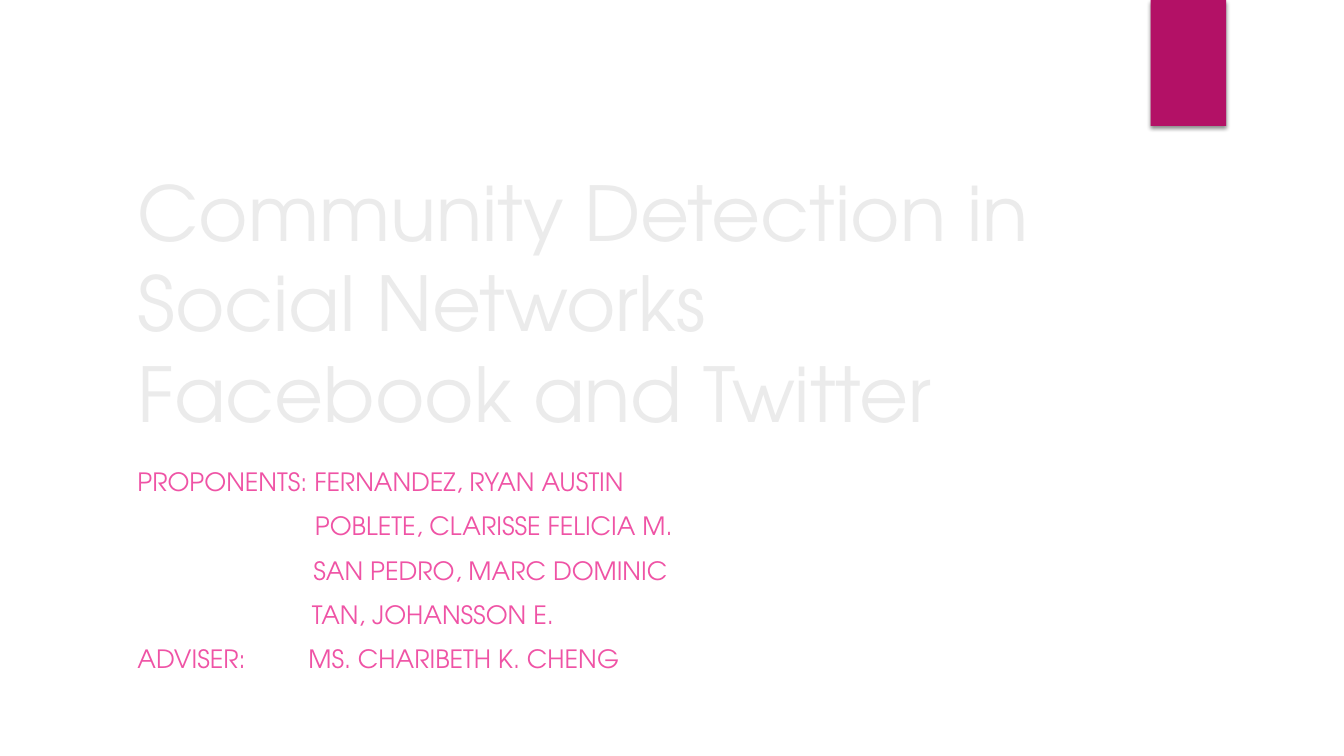
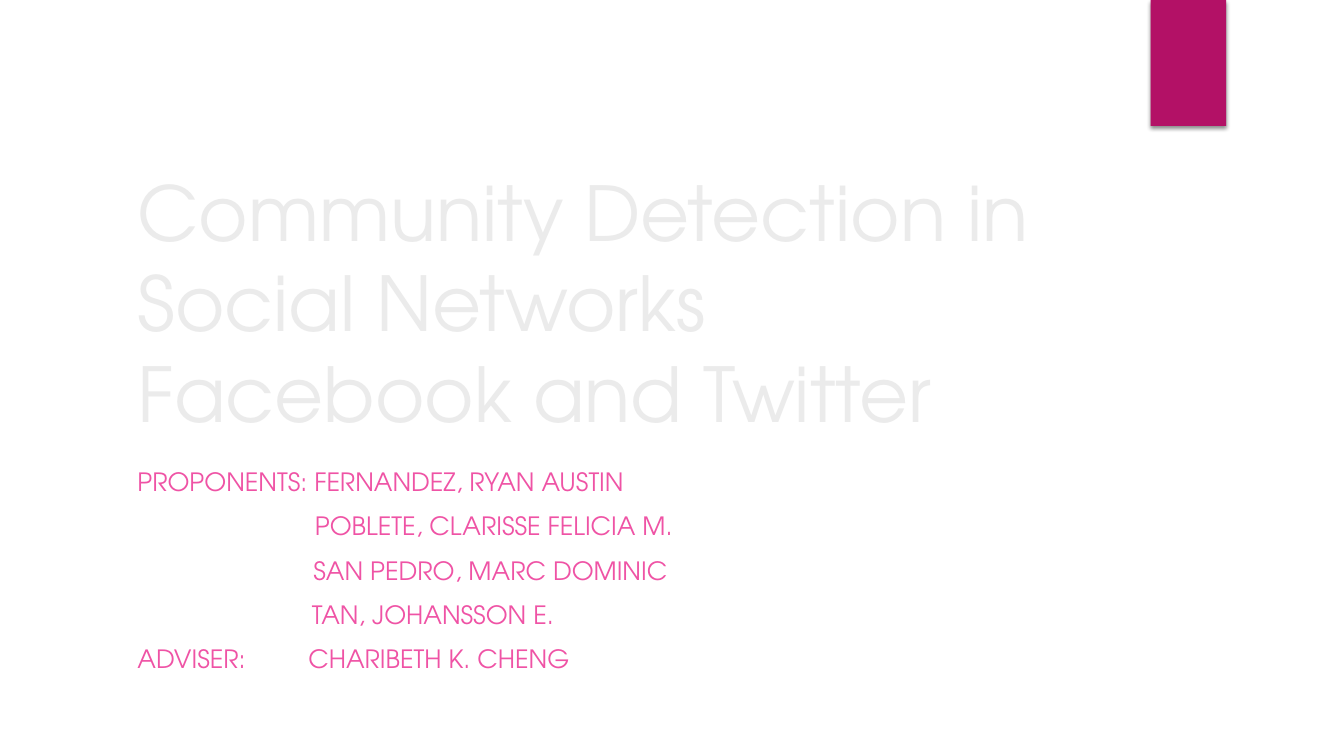
Before and after one commit to JNM-2T17/STMETRE, a slide deck: slide 1 of STMETRE_FernandezPobleteSanPedroTan_Presentation_v3.pptx. Drawn at 1344x756 pixels with LibreOffice and Linux fonts; fonts in the diff are those of the drawing; background and template pictures are left out. Boxes give left, top, right and bottom in pixels: in the first picture for what was removed or moved away, otherwise in the second. Text is boxed around its words. In the diff, an @@ line names an element or a change of style, - is before the commit and + after.

```diff
--- a/STMETRE_FernandezPobleteSanPedroTan_Presentation_v3.pptx
+++ b/STMETRE_FernandezPobleteSanPedroTan_Presentation_v3.pptx
@@ subtitle at box(137, 649, 569, 669): text changed @@
-ADVISER: MS. CHARIBETH K. CHENG
+ADVISER: CHARIBETH K. CHENG
```
Also in this commit, not shown: 2 other files.
